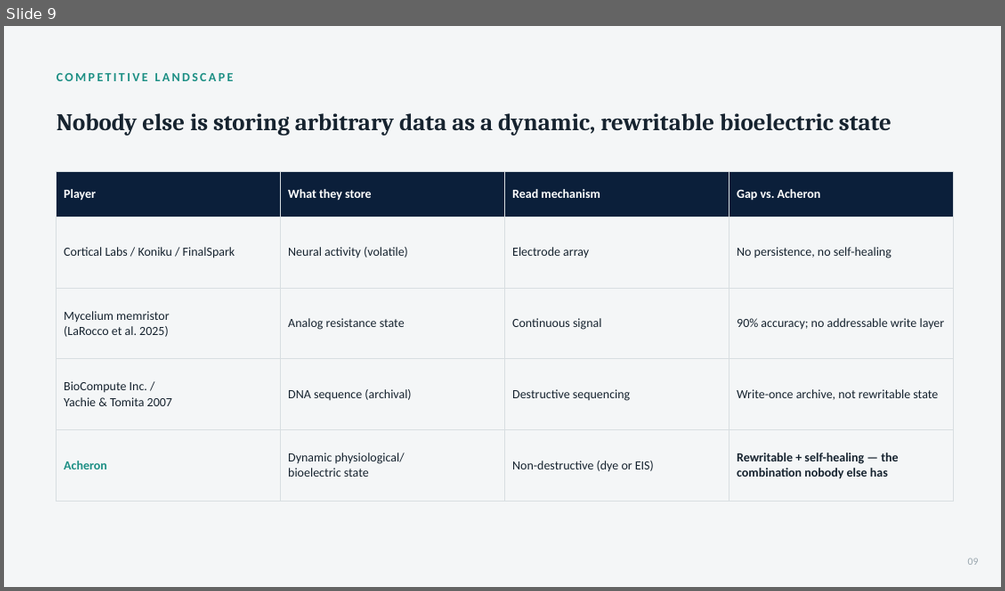
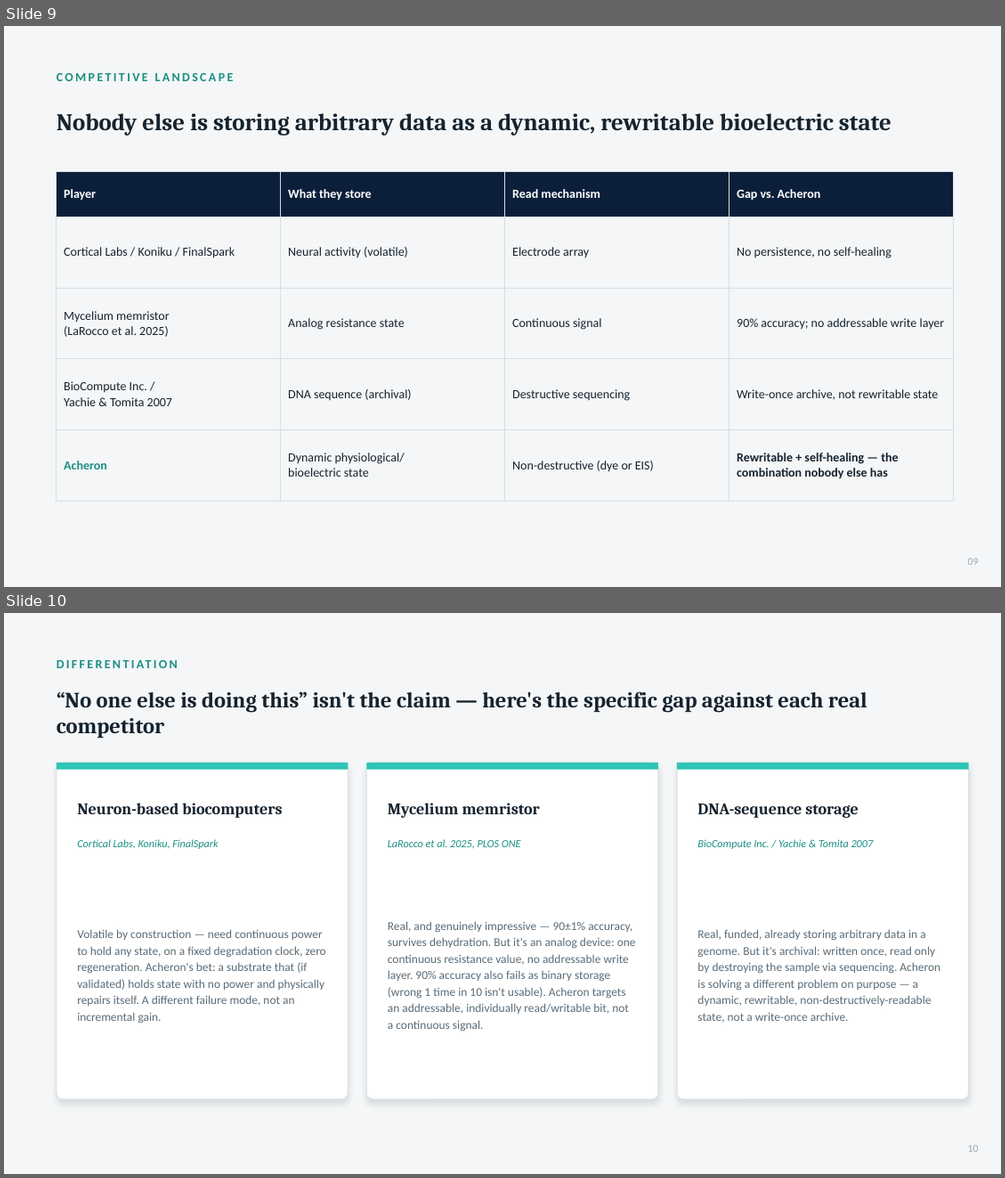
Before and after one commit to rewired89/Acheron, a slide deck: docs/pitch/Acheron_Pitch_Deck.pptx. Shown one above the other, each under a label of ours: slide 9 before the commit, slides 9 and 10 after it. The pictures are 1005x591 and 1005x1178 pixels, drawn with LibreOffice and Linux fonts; fonts in the diff are those of the drawing. Boxes give left, top, right and bottom in pixels: in the first picture for what was removed or moved away, otherwise in the second. Text is boxed around its words. In the diff, an @@ line names an element or a change of style, - is before the commit and + after.

```diff
--- a/docs/pitch/Acheron_Pitch_Deck.pptx
+++ b/docs/pitch/Acheron_Pitch_Deck.pptx
@@ slide 10 added at box(4, 613, 1001, 1174), background #F4F6F7 @@
@@ text added at box(57, 650, 505, 676), 12 pt, text #1C8F84, bold @@
+DIFFERENTIATION
@@ text added at box(57, 691, 867, 738), 21 pt, text #16232F, bold @@
+“No one else is doing this” isn't the claim — here's the specific gap against each real competitor
@@ rounded rectangle added at box(57, 763, 348, 1099), fill #FFFFFF, outline #DCE3E6 1 pt @@
@@ rectangle added at box(57, 763, 348, 770), fill #2EC4B6 @@
@@ rounded rectangle added at box(367, 763, 658, 1099), fill #FFFFFF, outline #DCE3E6 1 pt @@
@@ rectangle added at box(367, 763, 658, 770), fill #2EC4B6 @@
@@ rounded rectangle added at box(677, 763, 969, 1099), fill #FFFFFF, outline #DCE3E6 1 pt @@
@@ rectangle added at box(677, 763, 969, 770), fill #2EC4B6 @@
@@ text added at box(77, 803, 282, 818), 15.5 pt, text #16232F, bold @@
+Neuron-based biocomputers
@@ text added at box(388, 803, 540, 818), 15.5 pt, text #16232F, bold @@
+Mycelium memristor
@@ text added at box(697, 803, 858, 818), 15.5 pt, text #16232F, bold @@
+DNA-sequence storage
@@ text added at box(77, 839, 218, 849), 10.5 pt, text #1C8F84, italic @@
+Cortical Labs, Koniku, FinalSpark
@@ text added at box(388, 839, 521, 849), 10.5 pt, text #1C8F84, italic @@
+LaRocco et al. 2025, PLOS ONE
@@ text added at box(697, 839, 874, 849), 10.5 pt, text #1C8F84, italic @@
+BioCompute Inc. / Yachie & Tomita 2007
@@ text added at box(77, 929, 326, 1023), 11.5 pt, text #5B6B77 @@
+Volatile by construction — need continuous power to hold any state, on a fixed degradation clock, zero regeneration. Acheron's bet: a substrate that (if validated) holds state with no power and physically repairs itself. A different failure mode, not an incremental gain.
@@ text added at box(388, 921, 636, 1031), 11.5 pt, text #5B6B77 @@
+Real, and genuinely impressive — 90±1% accuracy, survives dehydration. But it's an analog device: one continuous resistance value, no addressable write layer. 90% accuracy also fails as binary storage (wrong 1 time in 10 isn't usable). Acheron targets an addressable, individually read/writable bit, not a continuous signal.
@@ text added at box(697, 929, 940, 1022), 11.5 pt, text #5B6B77 @@
+Real, funded, already storing arbitrary data in a genome. But it's archival: written once, read only by destroying the sample via sequencing. Acheron is solving a different problem on purpose — a dynamic, rewritable, non-destructively-readable state, not a write-once archive.
@@ text added at box(968, 1144, 979, 1151), 10 pt, text #9AA7AF @@
+10
```
Also in this commit, not shown: 3 slides changed, 2 other slides added, 1 slide removed, 1 other file.
